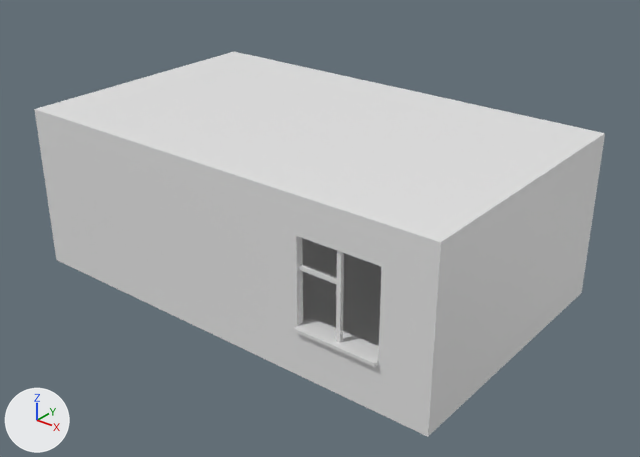
Two versions of the Blender file Assets/Environment/Items/room/room_2.0/room2.0(2.0).blend, one commit apart.
Rendered twice from a 50 mm camera at (6.78, -8.25, 5.84) aimed at (0.28, -0.13, 0.8). The lights are fixed; the arrows at lower left show +X, +Y and +Z.
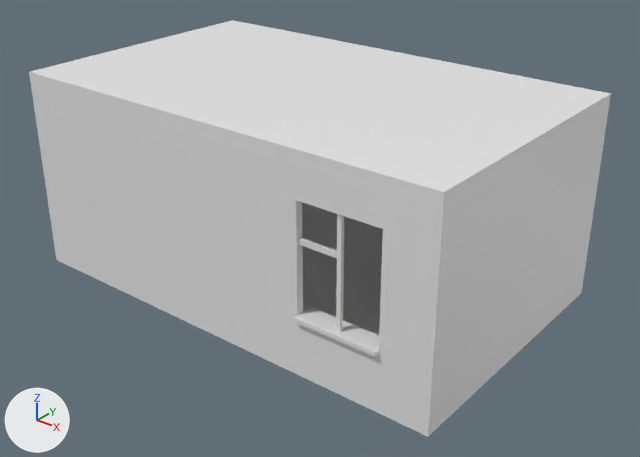
What differs and where, as boxes [x1, y1, x2, y2] in the pictures (640 x 457 px):
```json
{"object": "Cube.005", "change": "moved", "before": [34, 52, 605, 252], "after": [29, 20, 611, 203]}
{"object": "Cube.002", "change": "moved, rescaled", "before": [40, 118, 431, 425], "after": [35, 81, 434, 425], "on screen": "12% taller"}
{"object": "Cube.003", "change": "moved, rescaled", "before": [420, 141, 604, 429], "after": [420, 102, 610, 429], "on screen": "13% taller"}
{"object": "Cube.004", "change": "moved, rescaled", "before": [35, 116, 60, 256], "after": [30, 80, 60, 256]}
```

Edits to the scene script, one JSON object a line:
```json
{"op": "set", "path": "ob_cube_002.location", "old": "(0.0, -1.83, 1.06)", "new": "(0.0, -1.83, 1.31)"}
{"op": "set", "path": "ob_cube_002.scale", "old": "(3.0, 1.01, 0.05)", "new": "(3.0, 1.26, 0.05)"}
{"op": "set", "path": "ob_cube_003.location", "old": "(3.05, 0.0, 1.06)", "new": "(3.05, 0.0, 1.31)"}
{"op": "set", "path": "ob_cube_003.scale", "old": "(1.01, 1.88, 0.05)", "new": "(1.26, 1.88, 0.05)"}
{"op": "set", "path": "ob_cube_004.location", "old": "(-3.05, 0.0, 1.06)", "new": "(-3.05, 0.0, 1.31)"}
{"op": "set", "path": "ob_cube_004.scale", "old": "(1.01, 1.88, 0.05)", "new": "(1.26, 1.88, 0.05)"}
{"op": "set", "path": "ob_cube_005.location", "old": "(0.0, 0.0, 2.13)", "new": "(0.0, 0.0, 2.63)"}
```
